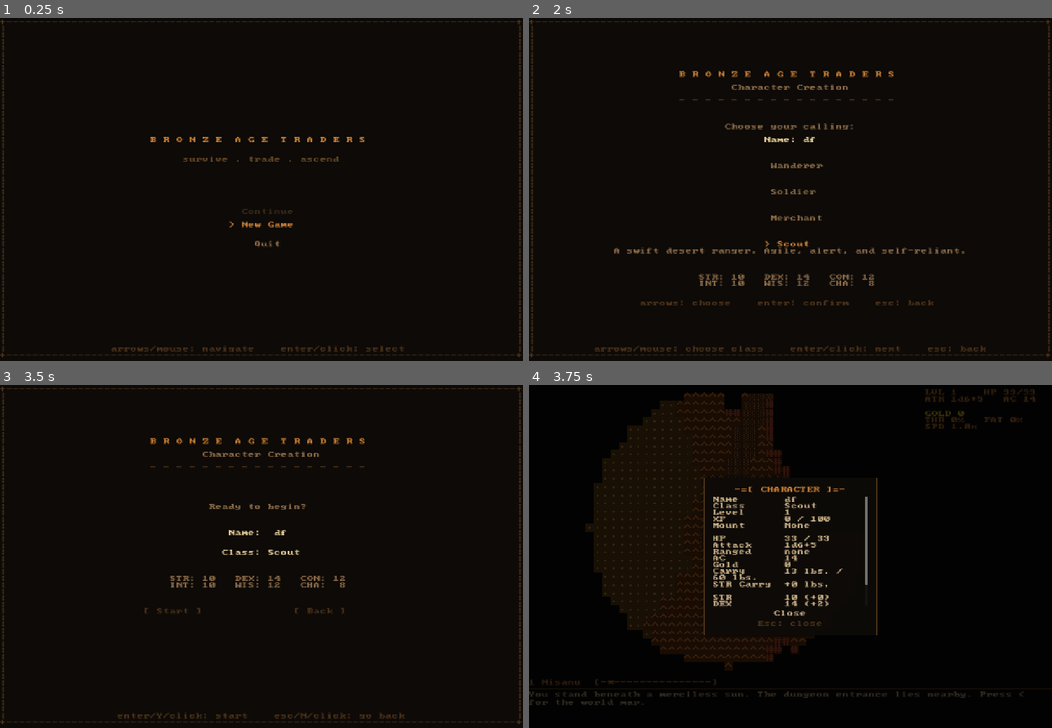
Above: before the commit, frames 1-4 (two rows, left to right).
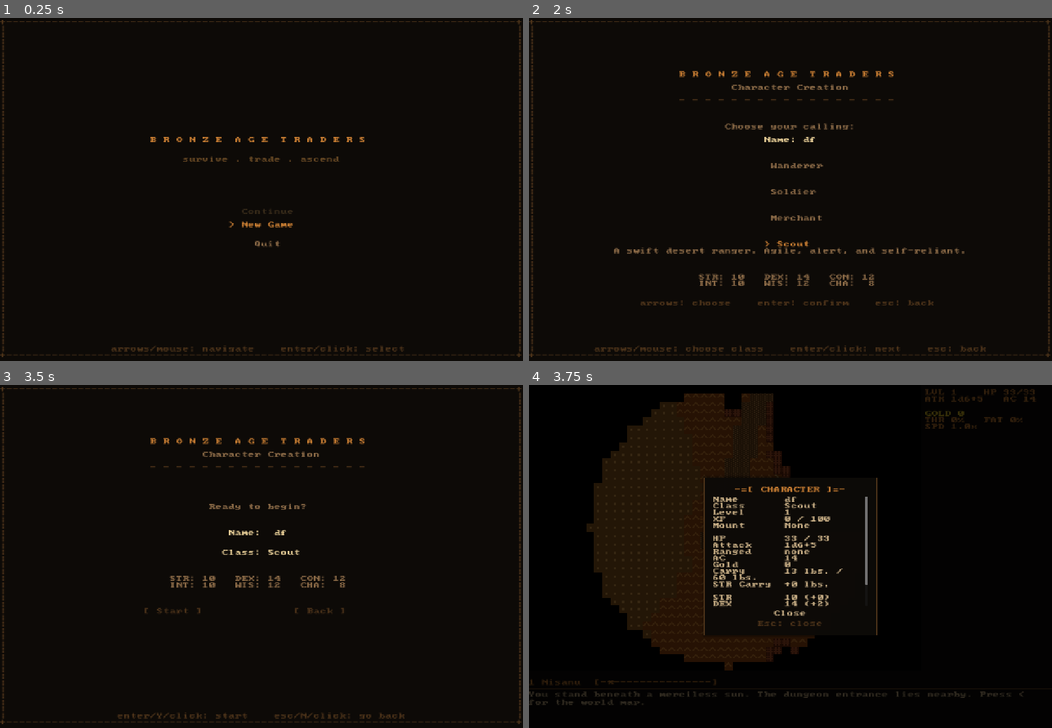
Above: after the commit, the same moments.

Repository: kpweaver/bronze-age-traders
Game: Godot game, scene res://ui/main_menu.tscn
The game is run twice, just before and just after one commit, with the same random seed, the same clock (stepped at 60 frames per second) and the same inputs.
Inputs (mouse positions are in pixels of both pictures, inside the frame that each line leads up to):
- Up to frame 1 (0.25 s): no input
- Up to frame 2 (2 s): tap Enter at 0.5 s; move the mouse to (905, 172) at 0.52 s; hold D 0.53-1.25 s; tap F at 0.6 s; click (905, 172) at 0.67 s; tap Space at 0.77, 1.25 s; tap V at 0.8 s; drag from (685, 206) to (764, 258) at 1.27 s
- Up to frame 3 (3.5 s): tap Enter at 2 s; move the mouse to (313, 481) at 2.02 s; hold D 2.03-2.75 s; tap F at 2.1 s; tap V at 2.3 s; tap Space at 2.75 s; drag from (235, 625) to (104, 505) at 2.77 s
- Up to frame 4 (3.75 s): tap Enter at 3.5 s; move the mouse to (947, 607) at 3.52 s; hold A from 3.53 s (still down); tap C at 3.6 s

Frames 1-3 are identical in both runs. In frame 4, 0.7% of the frame differs, in the area x 10-54%, y 2-78%.

Commit message:
Refine TileMap rendering and restore CP437 entities

Diff:
--- a/scripts/ascii_map.gd
+++ b/scripts/ascii_map.gd
@@ -8,6 +8,7 @@
 const ItemClass    = preload("res://scripts/entities/item.gd")
 const NpcClass     = preload("res://scripts/entities/npc.gd")
 const GameWorldClass = preload("res://scripts/game_world.gd")
+const ModulateTileMapLayerClass = preload("res://scripts/render/modulate_tile_map_layer.gd")
 
 # ---------------------------------------------------------------------------
 # Display constants  (viewport: 1080Ã—720, cell: 9Ã—14 â†’ 120Ã—51 tiles)
@@ -19,7 +20,7 @@
 const CELL_W: float = 9.0
 const CELL_H: float = 14.0
 const TILESET_ENABLED := true
-const TILESET_PATH := "res://assets/tilesets/CGA8x8thick_mask.png"
+const TILESET_PATH := "res://assets/tilesets/CGA8x8thick_mask_centered.png"
 const ASCII_ATLAS_PATH := "res://assets/fonts/Px437_IBM_BIOS_cp437_8x8_atlas.png"
 const TILESET_COLS := 16
 const TILESET_ROWS := 16
@@ -29,6 +30,8 @@
 const ASCII_BG_OVERDRAW_X := 0.5
 const ASCII_BG_OVERDRAW_Y := 0.5
 const HUD_SIDEBAR_W := 320.0
+const TILE_SOURCE_ID := 0
+const FILL_SOURCE_ID := 1
 
 const MAP_ROWS: int      = 44
 const DIVIDER_ROW: int   = 44
@@ -172,6 +175,18 @@
 var _font: Font
 var _tileset: Texture2D
 var _ascii_atlas: Texture2D
+var _glyph_tileset: TileSet
+var _fill_tileset: TileSet
+var _chunk_tile_root: Node2D
+var _chunk_bg_layer
+var _chunk_fg_layer
+var _chunk_entity_layer
+var _chunk_overlay_bg_layer
+var _chunk_overlay_fg_layer
+var _world_tile_root: Node2D
+var _world_bg_layer
+var _world_fg_layer
+var _world_overlay_layer
 var _ui_theme: Theme
 var _ui_layer
 var _inventory_ui_root: Control
@@ -233,9 +248,11 @@
 	_font  = _make_font()
 	_tileset = _load_tileset()
 	_ascii_atlas = _load_ascii_atlas()
+	_build_tilemap_tilesets()
 	_ui_theme = _make_ui_theme()
 	_world = GameWorldClass.new()
 	add_child(_world)
+	_build_tilemap_layers()
 	_attach_ui_layer()
 	_build_hud_ui()
 	_build_inventory_ui()
@@ -297,9 +314,6 @@
 func _load_tileset() -> Texture2D:
 	if not TILESET_ENABLED or not FileAccess.file_exists(TILESET_PATH):
 		return null
-	var imported_texture := load(TILESET_PATH)
-	if imported_texture is Texture2D:
-		return imported_texture as Texture2D
 	var image := Image.load_from_file(TILESET_PATH)
 	if image == null or image.is_empty():
 		return null
@@ -315,6 +329,66 @@
 	if image == null or image.is_empty():
 		return null
 	return ImageTexture.create_from_image(image)
+
+
+func _build_tilemap_tilesets() -> void:
+	_glyph_tileset = TileSet.new()
+	_glyph_tileset.tile_size = Vector2i(TILESET_TILE_W, TILESET_TILE_H)
+	var glyph_source := TileSetAtlasSource.new()
+	glyph_source.texture = _tileset if _tileset != null else _ascii_atlas
+	glyph_source.texture_region_size = Vector2i(TILESET_TILE_W, TILESET_TILE_H)
+	for row in range(TILESET_ROWS):
+		for col in range(TILESET_COLS):
+			glyph_source.create_tile(Vector2i(col, row))
+	_glyph_tileset.add_source(glyph_source, TILE_SOURCE_ID)
+
+	_fill_tileset = TileSet.new()
+	_fill_tileset.tile_size = Vector2i(TILESET_TILE_W, TILESET_TILE_H)
+	var fill_image := Image.create(TILESET_TILE_W, TILESET_TILE_H, false, Image.FORMAT_RGBA8)
+	fill_image.fill(Color.WHITE)
+	var fill_texture := ImageTexture.create_from_image(fill_image)
+	var fill_source := TileSetAtlasSource.new()
+	fill_source.texture = fill_texture
+	fill_source.texture_region_size = Vector2i(TILESET_TILE_W, TILESET_TILE_H)
+	fill_source.create_tile(Vector2i.ZERO)
+	_fill_tileset.add_source(fill_source, FILL_SOURCE_ID)
+
+
+func _make_tile_layer(tile_set: TileSet, z_index: int) -> ModulateTileMapLayerClass:
+	var layer = ModulateTileMapLayerClass.new()
+	layer.tile_set = tile_set
+	layer.texture_filter = CanvasItem.TEXTURE_FILTER_NEAREST
+	layer.z_index = z_index
+	return layer
+
+
+func _build_tilemap_layers() -> void:
+	_chunk_tile_root = Node2D.new()
+	_chunk_tile_root.name = "ChunkTileRoot"
+	_chunk_tile_root.z_index = 1
+	add_child(_chunk_tile_root)
+
+	_chunk_bg_layer = _make_tile_layer(_fill_tileset, 0)
+	_chunk_fg_layer = _make_tile_layer(_glyph_tileset, 1)
+	_chunk_entity_layer = _make_tile_layer(_glyph_tileset, 2)
+	_chunk_overlay_bg_layer = _make_tile_layer(_fill_tileset, 3)
+	_chunk_overlay_fg_layer = _make_tile_layer(_glyph_tileset, 4)
+	_chunk_tile_root.add_child(_chunk_bg_layer)
+	_chunk_tile_root.add_child(_chunk_fg_layer)
+	_chunk_tile_root.add_child(_chunk_entity_layer)
+	_chunk_tile_root.add_child(_chunk_overlay_bg_layer)
+	_chunk_tile_root.add_child(_chunk_overlay_fg_layer)
+
+	_world_tile_root = Node2D.new()
+	_world_tile_root.name = "WorldTileRoot"
+	_world_tile_root.z_index = 1
+	add_child(_world_tile_root)
+	_world_bg_layer = _make_tile_layer(_fill_tileset, 0)
+	_world_fg_layer = _make_tile_layer(_glyph_tileset, 1)
+	_world_overlay_layer = _make_tile_layer(_fill_tileset, 2)
+	_world_tile_root.add_child(_world_bg_layer)
+	_world_tile_root.add_child(_world_fg_layer)
+	_world_tile_root.add_child(_world_overlay_layer)
 
 
 func _prepare_tileset_mask(image: Image) -> void:
@@ -350,6 +424,10 @@
 
 func _ascii_atlas_active() -> bool:
 	return not _tileset_active() and GameState.font_profile == GameState.FONT_PROFILE_BIOS and _ascii_atlas != null
+
+
+func _use_tilemap_renderer() -> bool:
+	return _glyph_tileset != null and _fill_tileset != null
 
 
 func _make_ui_theme() -> Theme:
@@ -1304,21 +1382,6 @@
 				"[G] God mode:           %s" % ("ON" if GameState.god_mode else "OFF"),
 				func():
 					GameState.god_mode = not GameState.god_mode
-					_refresh_menu_ui()
-			, false, true))
-			_menu_button_box.add_child(_make_menu_button(
-				"[V] Chunk visuals:      %s" % ("TILESET" if _tileset_active() else "ASCII"),
-				func():
-					GameState.use_tileset = not GameState.use_tileset
-					_update_camera()
-					_refresh_menu_ui()
-					queue_redraw()
-			, false, true))
-			_menu_button_box.add_child(_make_menu_button(
-				"[F] Font:               %s" % GameState.current_font_label(),
-				func():
-					GameState.toggle_font_profile()
-					_apply_font_profile()
 					_refresh_menu_ui()
 			, false, true))
 			_menu_footer_label.text = "Esc: back"
@@ -2649,13 +2712,6 @@
 			KEY_G:
 				GameState.god_mode = not GameState.god_mode
 				queue_redraw()
-			KEY_F:
-				GameState.toggle_font_profile()
-				_apply_font_profile()
-			KEY_V:
-				GameState.use_tileset = not GameState.use_tileset
-				_update_camera()
-				queue_redraw()
 
 
 func _handle_settings_mouse_click(mouse_pos: Vector2) -> void:
@@ -2886,10 +2942,10 @@
 func _draw() -> void:
 	draw_rect(Rect2(Vector2.ZERO, get_viewport_rect().size), C_BG)
 	if _screen == Screen.WORLD_MAP or _screen == Screen.TRAVEL_EVENT:
+		_sync_world_tilemaps()
 		_draw_world_map()
 		return
-	_draw_map()
-	_draw_entities()
+	_sync_chunk_tilemaps()
 	if _screen == Screen.NONE:
 		_draw_hover_path_preview()
 	elif _screen == Screen.TARGET:
@@ -2973,6 +3029,133 @@
 				_draw_ascii_cell(vx, vy, tile, ch, tinted, lit, occupied_cells.has(Vector2i(vx, vy)))
 
 
+func _sync_chunk_tilemaps() -> void:
+	if not _use_tilemap_renderer():
+		_draw_map()
+		_draw_entities()
+		return
+	_chunk_tile_root.visible = true
+	_world_tile_root.visible = false
+	var scale_value: float = _map_font_size() / float(TILESET_TILE_W)
+	_chunk_tile_root.position = Vector2.ZERO
+	_chunk_tile_root.scale = Vector2(scale_value, scale_value)
+	_chunk_bg_layer.clear_with_modulates()
+	_chunk_fg_layer.clear_with_modulates()
+	_chunk_entity_layer.clear_with_modulates()
+	_chunk_overlay_bg_layer.clear_with_modulates()
+	_chunk_overlay_fg_layer.clear_with_modulates()
+
+	var occupied_cells: Dictionary = _visible_entity_screen_positions()
+	for vy in range(_map_visible_rows()):
+		for vx in range(_map_visible_cols()):
+			var mx := vx + _cam_x
+			var my := vy + _cam_y
+			if not _map.is_in_bounds(mx, my):
+				continue
+			var coords := Vector2i(vx, vy)
+			if not _map.explored[my][mx]:
+				_chunk_bg_layer.set_cell_with_modulate(coords, FILL_SOURCE_ID, Vector2i.ZERO, C_UNEXPLORED_TILESET)
+				continue
+			var tile: int = _map.tiles[my][mx]
+			var lit: bool = _map.visible[my][mx]
+			var ch: String = _map.get_glyph_override(mx, my)
+			var base_color: Color
+			if ch == "":
+				match tile:
+					GameMapClass.TILE_WALL:
+						ch = "#" if _map.map_type == GameMapClass.MAP_DUNGEON else "^"
+						base_color = C_WALL_LIT if lit else _tile_dim_color(tile)
+					GameMapClass.TILE_FLOOR:
+						ch = "."
+						base_color = C_FLOOR_LIT if lit else _tile_dim_color(tile)
+					GameMapClass.TILE_SAND:
+						ch = "."
+						base_color = C_SAND_LIT if lit else _tile_dim_color(tile)
+					GameMapClass.TILE_DUNE:
+						ch = "^"
+						base_color = C_DUNE_LIT if lit else _tile_dim_color(tile)
+					GameMapClass.TILE_ROCK:
+						ch = "#"
+						base_color = C_ROCK_LIT if lit else _tile_dim_color(tile)
+					GameMapClass.TILE_WATER:
+						ch = "~"
+						base_color = C_WATER_LIT if lit else _tile_dim_color(tile)
+					GameMapClass.TILE_GRASS:
+						ch = "\""
+						base_color = C_GRASS_LIT if lit else _tile_dim_color(tile)
+					GameMapClass.TILE_ROAD:
+						ch = "\u2591"
+						base_color = C_ROAD_LIT if lit else _tile_dim_color(tile)
+					_:
+						ch = "?"
+						base_color = Color.WHITE
+			else:
+				base_color = C_WALL_LIT if lit else _tile_dim_color(tile)
+
+			var fill_color := _tileset_fill_color(tile, base_color * _day_tint, lit)
+			_chunk_bg_layer.set_cell_with_modulate(coords, FILL_SOURCE_ID, Vector2i.ZERO, fill_color)
+			if not occupied_cells.has(coords):
+				_chunk_fg_layer.set_cell_with_modulate(coords, TILE_SOURCE_ID, _glyph_atlas_coords(ch), _tileset_glyph_tint(base_color * _day_tint, lit))
+
+	var cell_map: Dictionary = {}
+	for e in _map.entities:
+		if not _on_screen(e.pos.x, e.pos.y) or not _map.visible[e.pos.y][e.pos.x]:
+			continue
+		if e is ActorClass and not (e as ActorClass).is_alive:
+			continue
+		var sp := _to_screen(e.pos.x, e.pos.y)
+		var key := Vector2i(sp.x, sp.y)
+		if not cell_map.has(key):
+			cell_map[key] = []
+		(cell_map[key] as Array).append(e)
+
+	for key in cell_map:
+		var e = _display_entity_for_cell(cell_map[key] as Array)
+		if e == null:
+			continue
+		_chunk_entity_layer.set_cell_with_modulate(
+			key,
+			TILE_SOURCE_ID,
+			_glyph_atlas_coords(_entity_glyph(e)),
+			_tileset_glyph_tint(e.color * _day_tint, true)
+		)
+
+	if _screen == Screen.LOOK and _on_screen(_look_pos.x, _look_pos.y):
+		var sp := _to_screen(_look_pos.x, _look_pos.y)
+		_chunk_overlay_bg_layer.set_cell_with_modulate(Vector2i(sp.x, sp.y), FILL_SOURCE_ID, Vector2i.ZERO, Color(0.20, 0.75, 0.90, 0.40))
+	elif _screen == Screen.TARGET and _on_screen(_target_pos.x, _target_pos.y):
+		var tsp := _to_screen(_target_pos.x, _target_pos.y)
+		_chunk_overlay_bg_layer.set_cell_with_modulate(Vector2i(tsp.x, tsp.y), FILL_SOURCE_ID, Vector2i.ZERO, Color(0.92, 0.28, 0.12, 0.42))
+	elif _screen == Screen.NONE and _hover_active and _on_screen(_hover_pos.x, _hover_pos.y) and _auto_move_mode == AutoMoveMode.NONE:
+		var hsp := _to_screen(_hover_pos.x, _hover_pos.y)
+		_chunk_overlay_bg_layer.set_cell_with_modulate(Vector2i(hsp.x, hsp.y), FILL_SOURCE_ID, Vector2i.ZERO, Color(0.85, 0.72, 0.20, 0.24))
+
+	if _screen == Screen.NONE and _auto_move_mode == AutoMoveMode.NONE:
+		for step in _hover_path:
+			if not _on_screen(step.x, step.y):
+				continue
+			var sp := _to_screen(step.x, step.y)
+			var glyph := "X" if step == _hover_pos else "•"
+			var color := Color(0.96, 0.96, 0.92, 0.86) if step == _hover_pos else Color(0.90, 0.90, 0.86, 0.62)
+			_chunk_overlay_fg_layer.set_cell_with_modulate(Vector2i(sp.x, sp.y), TILE_SOURCE_ID, _glyph_atlas_coords(glyph), color)
+	elif _screen == Screen.TARGET:
+		var preview: Dictionary = _target_preview_validity()
+		var line: Array = preview.get("line", [])
+		var line_color: Color = Color(0.90, 0.94, 1.00, 0.62) if bool(preview.get("valid", false)) else Color(0.90, 0.32, 0.22, 0.68)
+		for point in line:
+			if point == _player.pos or not _on_screen(point.x, point.y):
+				continue
+			var sp := _to_screen(point.x, point.y)
+			var glyph := "X" if point == _target_pos else "•"
+			_chunk_overlay_fg_layer.set_cell_with_modulate(Vector2i(sp.x, sp.y), TILE_SOURCE_ID, _glyph_atlas_coords(glyph), line_color)
+
+	_chunk_bg_layer.notify_runtime_tile_data_update()
+	_chunk_fg_layer.notify_runtime_tile_data_update()
+	_chunk_entity_layer.notify_runtime_tile_data_update()
+	_chunk_overlay_bg_layer.notify_runtime_tile_data_update()
+	_chunk_overlay_fg_layer.notify_runtime_tile_data_update()
+
+
 func _draw_entities() -> void:
 	var cell_map: Dictionary = {}
 
@@ -3121,6 +3304,8 @@
 # Overlay: look mode
 # ---------------------------------------------------------------------------
 func _draw_look_cursor() -> void:
+	if _use_tilemap_renderer():
+		return
 	var sp := _to_screen(_look_pos.x, _look_pos.y)
 	draw_rect(
 		Rect2(sp.x * _map_cell_w(), sp.y * _map_cell_h(), _map_cell_w(), _map_cell_h()),
@@ -3129,6 +3314,8 @@
 
 
 func _draw_target_cursor() -> void:
+	if _use_tilemap_renderer():
+		return
 	if not _on_screen(_target_pos.x, _target_pos.y):
 		return
 	var sp := _to_screen(_target_pos.x, _target_pos.y)
@@ -3139,6 +3326,8 @@
 
 
 func _draw_hover_cursor() -> void:
+	if _use_tilemap_renderer():
+		return
 	if _auto_move_mode != AutoMoveMode.NONE or not _hover_active or not _on_screen(_hover_pos.x, _hover_pos.y):
 		return
 	var sp := _to_screen(_hover_pos.x, _hover_pos.y)
@@ -3165,6 +3354,8 @@
 
 
 func _draw_hover_path_preview() -> void:
+	if _use_tilemap_renderer():
+		return
 	if _auto_move_mode != AutoMoveMode.NONE or _hover_path.is_empty():
 		return
 	for step in _hover_path:
@@ -3204,6 +3395,8 @@
 
 
 func _draw_target_line_preview() -> void:
+	if _use_tilemap_renderer():
+		return
 	var preview: Dictionary = _target_preview_validity()
 	var line: Array = preview.get("line", [])
 	if line.is_empty():
@@ -3447,11 +3640,24 @@
 		_:                            return Color(0.4, 0.4, 0.4)
 
 
-func _draw_world_map() -> void:
-	var title_str := "-=[ WORLD MAP - LOOK ]=-" if _world_look_mode else "-=[ WORLD MAP ]=-"
-	_puts_centered(0, title_str, C_STATUS)
-	var world_move_hint := "Chunk Travel: %d" % _world.get_world_map_travel_cost(_chunk)
-	_puts(COLS - world_move_hint.length() - 2, 0, world_move_hint, C_DIVIDER)
+func _sync_world_tilemaps() -> void:
+	if not _use_tilemap_renderer():
+		_chunk_tile_root.visible = false
+		_world_tile_root.visible = false
+		return
+	_chunk_tile_root.visible = false
+	_world_tile_root.visible = true
+	var map_px_w: float = _chunk_view_px_w()
+	var map_px_y: float = _map_cell_h() * 2.0
+	var map_px_h: float = _divider_y_px() - map_px_y
+	var cell_w: float = map_px_w / float(GameState.WORLD_W)
+	var cell_h: float = map_px_h / float(GameState.WORLD_H)
+	_world_tile_root.position = Vector2(0.0, map_px_y)
+	_world_tile_root.scale = Vector2(cell_w / float(TILESET_TILE_W), cell_h / float(TILESET_TILE_H))
+	_world_bg_layer.clear_with_modulates()
+	_world_fg_layer.clear_with_modulates()
+	_world_overlay_layer.clear_with_modulates()
+
 	var mount = _world.get_player_mount()
 	var current_chunk_char: String = "@"
 	var current_chunk_color: Color = Color(0.80, 0.72, 0.55)
@@ -3461,38 +3667,29 @@
 	elif mount != null:
 		current_chunk_color = Color(0.95, 0.80, 0.40)
 
-	var map_px_w: float = _chunk_view_px_w()
-	var map_px_y: float = _map_cell_h() * 2.0
-	var map_px_h: float = _divider_y_px() - map_px_y
-	var cell_w: float = map_px_w / float(GameState.WORLD_W)
-	var cell_h: float = map_px_h / float(GameState.WORLD_H)
-	var glyph_font_size: int = maxi(8, mini(UI_FONT_SIZE, int(floor(minf(cell_w, cell_h) * 0.95))))
-
 	for cy in range(GameState.WORLD_H):
 		for cx in range(GameState.WORLD_W):
+			var coords := Vector2i(cx, cy)
 			var this_chunk := Vector2i(cx, cy)
-			var px: float = cx * cell_w
-			var py: float = map_px_y + cy * cell_h
 			var is_current: bool = this_chunk == _chunk
 			var is_lk_curs: bool = _world_look_mode and this_chunk == _world_look_cursor
-
 			var ch: String
 			var color: Color
 			var village: Variant = _world.get_village_at_chunk(cx, cy)
 
 			if village != null:
-				ch    = "*"
+				ch = "*"
 				color = C_VILLAGE_WM
 			elif _world.is_road_chunk(cx, cy):
-				ch    = "="
+				ch = "="
 				color = Color(0.70, 0.55, 0.32)
 			else:
 				var biome: int = _world.get_chunk_biome(this_chunk)
-				ch    = _biome_char(biome)
+				ch = _biome_char(biome)
 				color = _biome_color(biome)
 
 			if is_current:
-				ch    = current_chunk_char
+				ch = current_chunk_char
 				color = Color(0.95, 0.80, 0.40) if is_lk_curs else current_chunk_color
 
 			var cell_bg: Color = color.lerp(C_BG, 0.70)
@@ -3501,30 +3698,23 @@
 			elif is_current:
 				cell_bg = Color(0.17, 0.13, 0.08, 0.92)
 
-			var cell_rect := Rect2(px, py, cell_w, cell_h)
-			draw_rect(cell_rect, cell_bg)
+			_world_bg_layer.set_cell_with_modulate(coords, FILL_SOURCE_ID, Vector2i.ZERO, cell_bg)
+			_world_fg_layer.set_cell_with_modulate(coords, TILE_SOURCE_ID, _glyph_atlas_coords(ch), color)
 			if is_lk_curs:
-				draw_rect(cell_rect, Color(0.85, 0.70, 0.32, 0.18), false, 2.0)
+				_world_overlay_layer.set_cell_with_modulate(coords, FILL_SOURCE_ID, Vector2i.ZERO, Color(0.85, 0.70, 0.32, 0.18))
 			elif is_current:
-				draw_rect(cell_rect, Color(0.78, 0.62, 0.22, 0.12), false, 1.0)
-			_draw_world_map_glyph(cell_rect, ch, color, glyph_font_size)
-
-
-func _draw_world_map_glyph(cell_rect: Rect2, ch: String, color: Color, glyph_font_size: int) -> void:
-	if _ascii_atlas_active():
-		var glyph_size: float = floor(minf(cell_rect.size.x, cell_rect.size.y) * 0.90)
-		var dest_rect := Rect2(
-			cell_rect.position.x + floor((cell_rect.size.x - glyph_size) * 0.5),
-			cell_rect.position.y + floor((cell_rect.size.y - glyph_size) * 0.5),
-			glyph_size,
-			glyph_size
-		)
-		draw_texture_rect_region(_ascii_atlas, dest_rect, _glyph_region(ch), color, false, true)
-		return
-	var font_h: float = _font.get_height(glyph_font_size)
-	var baseline_y: float = cell_rect.position.y + floor((cell_rect.size.y - font_h) * 0.5) + glyph_font_size
-	draw_string(_font, Vector2(cell_rect.position.x, baseline_y), ch,
-			HORIZONTAL_ALIGNMENT_CENTER, cell_rect.size.x, glyph_font_size, color)
+				_world_overlay_layer.set_cell_with_modulate(coords, FILL_SOURCE_ID, Vector2i.ZERO, Color(0.78, 0.62, 0.22, 0.12))
+
+	_world_bg_layer.notify_runtime_tile_data_update()
+	_world_fg_layer.notify_runtime_tile_data_update()
+	_world_overlay_layer.notify_runtime_tile_data_update()
+
+
+func _draw_world_map() -> void:
+	var title_str := "-=[ WORLD MAP - LOOK ]=-" if _world_look_mode else "-=[ WORLD MAP ]=-"
+	_puts_centered(0, title_str, C_STATUS)
+	var world_move_hint := "Chunk Travel: %d" % _world.get_world_map_travel_cost(_chunk)
+	_puts(COLS - world_move_hint.length() - 2, 0, world_move_hint, C_DIVIDER)
 
 
 func _world_map_chunk_at_pos(mouse_pos: Vector2) -> Vector2i:
@@ -3711,6 +3901,11 @@
 		float(TILESET_TILE_W),
 		float(TILESET_TILE_H)
 	)
+
+
+func _glyph_atlas_coords(ch: String) -> Vector2i:
+	var cp437_index: int = _cp437_index_for_glyph(ch)
+	return Vector2i(posmod(cp437_index, TILESET_COLS), cp437_index / TILESET_COLS)
 
 
 func _cp437_index_for_glyph(ch: String) -> int:
--- a/scripts/game_state.gd
+++ b/scripts/game_state.gd
@@ -7,7 +7,7 @@
 var auto_pickup: bool = false
 var god_mode: bool    = false
 var debug_tools_enabled: bool = false
-var use_tileset: bool = false
+var use_tileset: bool = true
 const FONT_PROFILE_BIOS := "bios"
 const FONT_PROFILE_VGA_9X14 := "vga_9x14"
 var font_profile: String = FONT_PROFILE_BIOS
--- a/scripts/map/procgen.gd
+++ b/scripts/map/procgen.gd
@@ -1064,7 +1064,7 @@
 	for e in map.entities:
 		if e.pos == Vector2i(x, y):
 			return
-	var fixture = EntityClass.new(Vector2i(x, y), "*", Color(1.0, 0.65, 0.10), nm, false)
+	var fixture = EntityClass.new(Vector2i(x, y), "☼", Color(1.0, 0.65, 0.10), nm, false)
 	fixture.light_radius = 6
 	map.add_entity(fixture)
 
--- /dev/null
+++ b/scripts/render/modulate_tile_map_layer.gd
@@ -0,0 +1,23 @@
+class_name ModulateTileMapLayer
+extends TileMapLayer
+
+var cell_modulates: Dictionary = {}
+
+
+func clear_with_modulates() -> void:
+	clear()
+	cell_modulates.clear()
+	notify_runtime_tile_data_update()
+
+
+func set_cell_with_modulate(coords: Vector2i, source_id: int, atlas_coords: Vector2i, color: Color, alternative_tile: int = 0) -> void:
+	set_cell(coords, source_id, atlas_coords, alternative_tile)
+	cell_modulates[coords] = color
+
+
+func _use_tile_data_runtime_update(coords: Vector2i) -> bool:
+	return cell_modulates.has(coords)
+
+
+func _tile_data_runtime_update(coords: Vector2i, tile_data: TileData) -> void:
+	tile_data.modulate = cell_modulates.get(coords, Color.WHITE)
Binary file added: assets/tilesets/CGA8x8thick_mask_centered.png
Not shown, changed: primer.txt
Not shown, added: tools/adjust_cga_tileset_alignment.py
